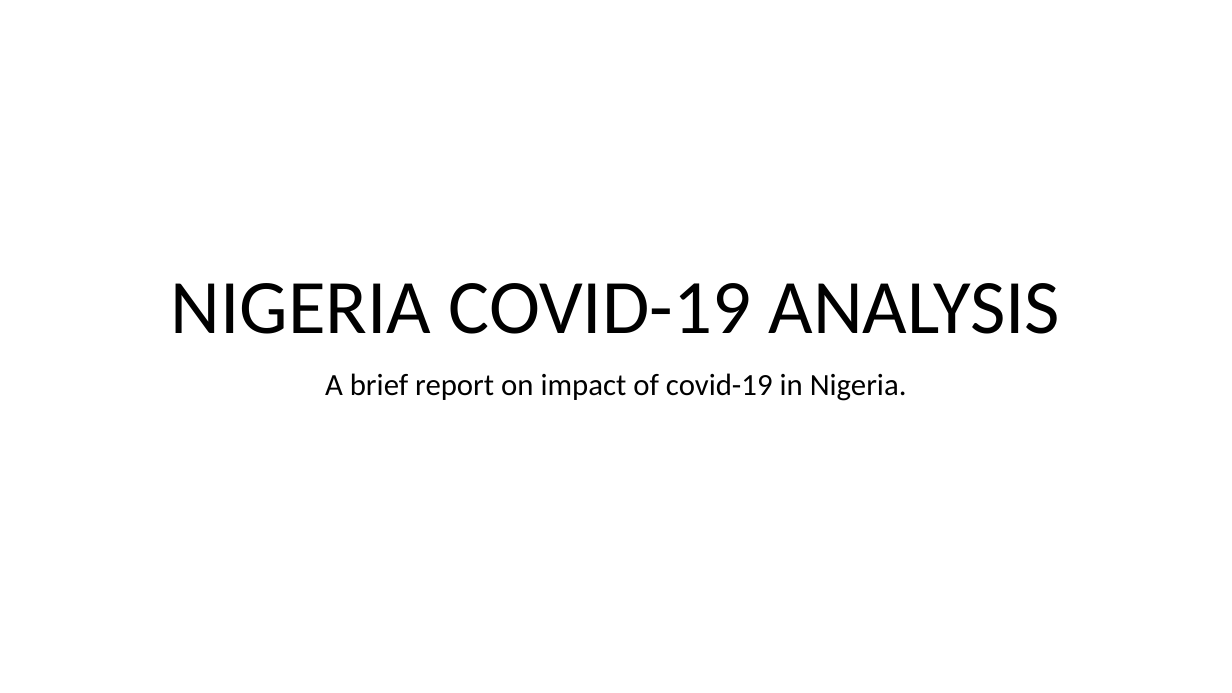
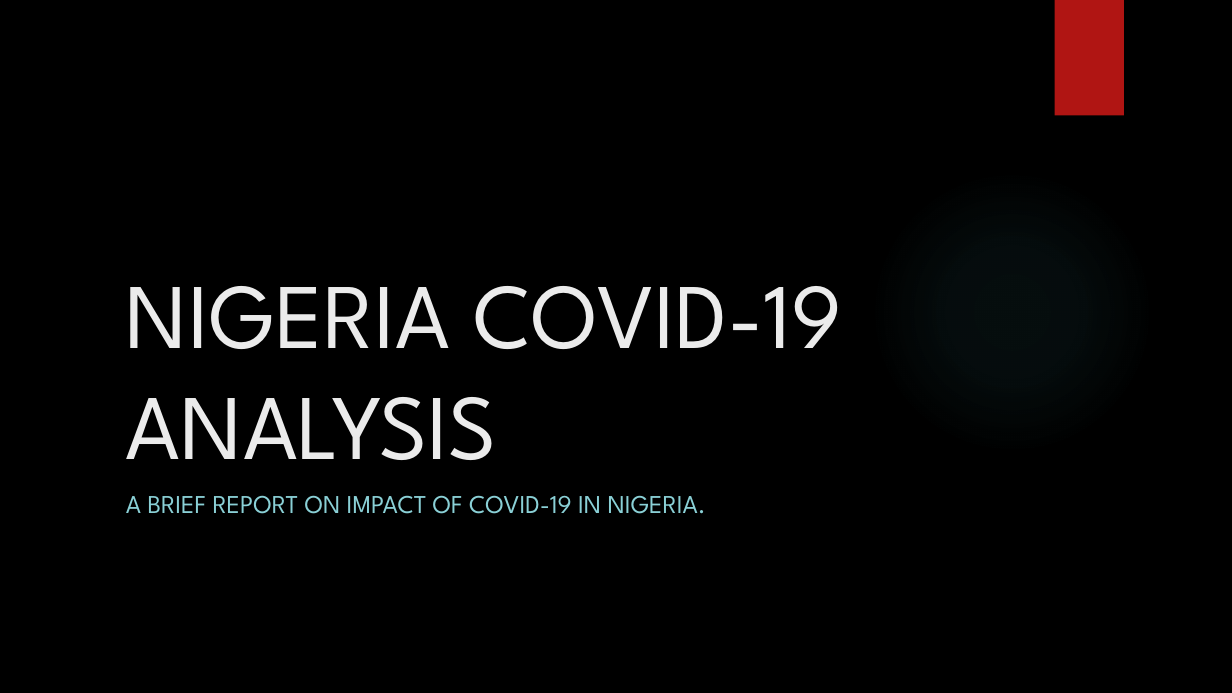
Before and after one commit to muhahahmad68/Nigeria-COVID-19-Data-Analysis-Using-Python, a slide deck: slide 1 of NIGERIA COVID-19 ANALYSIS.pptx. Drawn at 1232x693 pixels with LibreOffice and Linux fonts; fonts in the diff are those of the drawing; background and template pictures are left out. Boxes give left, top, right and bottom in pixels: in the first picture for what was removed or moved away, otherwise in the second. Text is boxed around its words. In the diff, an @@ line names an element or a change of style, - is before the commit and + after.

```diff
--- a/NIGERIA COVID-19 ANALYSIS.pptx
+++ b/NIGERIA COVID-19 ANALYSIS.pptx
@@ background #FFFFFF to picture (left out) @@
@@ rectangle added at (1055,0,1124,116), fill #B01513 @@
@@ title "NIGERIA COVID-19 ANALYSIS": place and size @@
-title "NIGERIA COVID-19 ANALYSIS" at (171,283,1061,334)
+title "NIGERIA COVID-19 ANALYSIS" at (126,286,843,460)
@@ title "NIGERIA COVID-19 ANALYSIS" at (126,286,843,460): size 60 to 72 pt, font Calibri to League Spartan, text colour #000000 to #EBEBEB; alignment centre to left; line spacing 0.9 to 1 @@
@@ ellipse added at (870,169,1154,454), fill gradient #50B9C1 @@
@@ subtitle at (126,495,706,514): text changed; size 24 to 20 pt; font Calibri to League Spartan; text colour #000000 to #8AD0D6 @@
-A brief report on impact of covid-19 in Nigeria.
+A BRIEF REPORT ON IMPACT OF COVID-19 IN NIGERIA.
```
Also in this commit, not shown: 6 other slides changed, 5 slides added, 1 slide removed, 2 other files.
